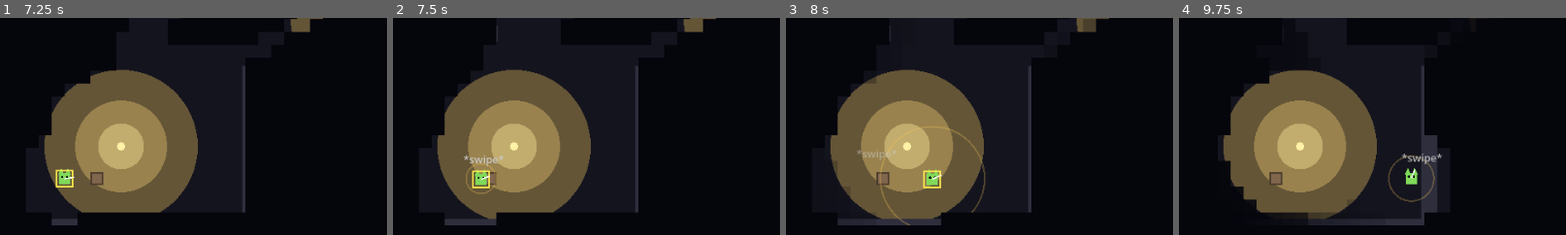
Above: before the commit, frames 1-4 (left to right).
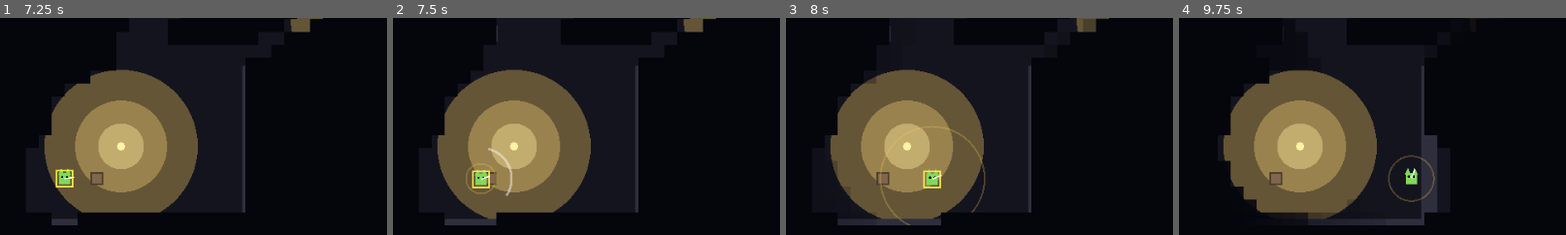
Above: after the commit, the same moments.

Repository: steverowley/goblin-mode
Game: Godot game, scene res://scenes/main.tscn
The game is run twice, just before and just after one commit, with the same random seed, the same clock (stepped at 60 frames per second) and the same inputs.
Inputs (mouse positions are % of the whole screen's width and height, from its top left):
- Up to frame 1 (7.25 s): click "Snik [H1 S4 B1]" at 0.5 s; click "Snik [H1 S4 B1] <- SENT" at 1.25 s; click "Grubba [H2 S1 B4]" at 2 s; click "Grubba [H2 S1 B4] <- SENT" at 2.75 s; click "Wort [H2 S2 B2]" at 3.5 s; click "Wort [H2 S2 B2] <- SENT" at 4.25 s; click "Breed a pup (4 food)" at 5 s; click "Lockpicks" at 5.75 s; click "Go raid >" at 6.5 s
- Up to frame 2 (7.5 s): tap Enter at 7.25 s; move the mouse to (72, 45) at 7.27 s; hold D from 7.28 s (still down); tap R at 7.35 s; click (72, 45) at 7.42 s
- Up to frame 3 (8 s): keep holding D; tap Space at 7.52 s
- Up to frame 4 (9.75 s): release D at 8 s; drag from (30, 55) to (45, 70) at 8.02 s; tap Space at 8.75 s; move the mouse to (60, 28) at 8.77 s; hold D 8.78-9.5 s; tap F at 8.85 s; drag from (45, 70) to (20, 35) at 9.52 s
The pictures show only the part of the screen within x 0-50%, y 50-100%; the shares and areas given below are measured in that part.

Frame 1 is identical in both runs. In frame 2, 0.4% of the frame differs, in the area x 18-31%, y 59-83%; in frame 3, 0.1%; in frame 4, 0.2%.

Commit message:
feat(raid): faster cone-swipe attack + more aggressive guards
Feel pass from playtest: combat was sluggish AND too easy. Fix both.
- LMB is now a SWORD SWIPE — a frontal cone arc (multi-target, drawn as a slash)
  instead of a single-target stab. Reaches a touch further (MELEE_R 38).
- Quicker: swipe cooldown 0.75 -> 0.3. Safe because guard swings are now
  UNINTERRUPTIBLE (take_hit no longer cancels a wind-up), so the flinch-lock that
  needed the long cooldown can't happen.
- Harder: guards are aggressive now — wind-up 0.45 -> 0.35 (tighter tell) and they
  swing far more often (STRIKE_CD 0.85 -> 0.4). You must dodge (RMB) or eat it;
  facetanking is punished, frail goblins should avoid the fight.

Verified headless: the cone hits guards in front (and multiple at once) but not
behind, the swipe cooldown is 0.3, and a hit no longer cancels a guard's wind-up.

Refs #11

Diff:
--- a/scripts/fun_probe.gd
+++ b/scripts/fun_probe.gd
@@ -22,8 +22,10 @@
 const DAWN_RAMP := 26.0          # final seconds where dawn-tension ramps the guards up
 const GRAB_R := 20.0
 const SMASH_R := 36.0
-const MELEE_R := 34.0            # reach of a melee stab (Bite 2.5)
-const STAB_CD := 0.75            # min gap between stabs — longer than a guard's windup so you can't flinch-lock it
+const MELEE_R := 38.0            # reach of a sword swipe (Bite 2.5)
+const STAB_CD := 0.3             # gap between swipes (quick — guard swings are uninterruptible, so no flinch-lock)
+const SWIPE_HALF := deg_to_rad(55.0)   # half-angle of the frontal swipe cone
+const SWIPE_TIME := 0.14         # how long the swipe arc is drawn
 const PLAYER_START := Vector2(80, 470)
 const EXIT_POS := Vector2(80, 80)
 const EXIT_R := 34.0
@@ -70,7 +72,9 @@
 var _hp := 1                         # sent goblin's Health = grabs it can take before it's nabbed
 var _hp_max := 1
 var _iframe_t := 0.0                 # remaining scramble i-frames
-var _stab_cd := 0.0                  # cooldown between melee stabs
+var _stab_cd := 0.0                  # cooldown between sword swipes
+var _swipe_t := 0.0                  # swipe-arc draw timer
+var _swipe_dir := Vector2.RIGHT
 var _noise_mult := 1.0               # Sneak stat: <1 = quieter to guards (1.0 = neutral/standalone)
 
 var _player: GoblinScript
@@ -280,6 +284,7 @@
 		return
 	_iframe_t = maxf(0.0, _iframe_t - delta)
 	_stab_cd = maxf(0.0, _stab_cd - delta)
+	_swipe_t = maxf(0.0, _swipe_t - delta)
 
 	# Lit by any still-burning lantern with a CLEAR line to the goblin — duck
 	# behind a wall and that light no longer reaches you (you're in shadow, hidden).
@@ -563,40 +568,38 @@
 	_stink_t = STINK_TIME
 	_spawn_text(_stink_pos, "*PHWOAR* stink bomb!", Color(0.6, 1.0, 0.3))
 
-## A melee stealth takedown (Bite 2.5): drop the nearest guard you're aiming at
-## that ISN'T already chasing you. A guard that's onto you (alerted) shrugs it off
-## — that's the open-brawl rung (v2). Quiet: no alarm raised.
+## A sword swipe (LMB): a quick arc in FRONT of the goblin (where you're aiming).
+## EVERYTHING in the cone is hit — an UNAWARE guard is a silent takedown, an
+## ALERTED one takes a chip of HP (it swings back). Multi-target.
 func _try_takedown() -> void:
 	if _stab_cd > 0.0:
-		return                       # still recovering from the last stab — no spam-locking
+		return
 	_stab_cd = STAB_CD
-	var best = null
-	var best_d := MELEE_R
 	var f: Vector2 = _player.facing
+	_swipe_t = SWIPE_TIME
+	_swipe_dir = f
+	var hit_any := false
 	for g in _guards:
 		if g.downed:
 			continue
 		var v: Vector2 = g.global_position - _player.global_position
 		var d := v.length()
-		if d <= best_d and (d < 8.0 or f.dot(v.normalized()) > 0.25):
-			best = g
-			best_d = d
-	if best == null:
-		_spawn_text(_player.global_position, "*swipe*", Color(0.8, 0.8, 0.8))
-		return
-	_emit_noise(best.global_position, 0.5)   # a scuffle — nearby guards may come looking
-	if best.alerted:
-		# It's already onto you -> an open-brawl hit that chips its HP (it swings back).
-		if best.take_hit(1):
-			_spawn_text(best.global_position, "DOWNED!", Color(1.0, 0.5, 0.3))
+		if d > MELEE_R:
+			continue
+		if d > 8.0 and absf(f.angle_to(v)) > SWIPE_HALF:
+			continue                 # outside the swipe arc
+		hit_any = true
+		if g.alerted:
+			if g.take_hit(1):
+				_spawn_text(g.global_position, "DOWNED!", Color(1.0, 0.5, 0.3))
+			else:
+				_spawn_text(g.global_position, "*hit!*", Color(1.0, 0.7, 0.4))
 		else:
-			_spawn_text(best.global_position, "*hit!*", Color(1.0, 0.7, 0.4))
-		_player.add_chaos(0.05)
-	else:
-		# Unaware -> a silent one-hit takedown.
-		best.take_down()
-		_spawn_text(best.global_position, "*shhk* takedown!", Color(0.7, 1.0, 0.4))
-		_player.add_chaos(0.08)
+			g.take_down()
+			_spawn_text(g.global_position, "*shhk*", Color(0.7, 1.0, 0.4))
+	if hit_any:
+		_emit_noise(_player.global_position, 0.5)   # a scuffle — nearby guards may come looking
+		_player.add_chaos(0.06)
 
 func _on_caught(g) -> void:
 	if _state != "play":
@@ -751,6 +754,11 @@
 			probe._draw_overlay(self)
 
 func _draw_overlay(cv: CanvasItem) -> void:
+	# Sword swipe arc (Bite 2.5) — a quick slash drawn in front of the goblin.
+	if _swipe_t > 0.0 and _player != null:
+		var sa := _swipe_dir.angle()
+		var salpha := clampf(_swipe_t / SWIPE_TIME, 0.0, 1.0)
+		cv.draw_arc(_player.global_position, MELEE_R, sa - SWIPE_HALF, sa + SWIPE_HALF, 18, Color(1, 1, 1, 0.85 * salpha), 3.0)
 	# Stink cloud (issue #8) — a green pall, kept bright above the fog, that lures guards in.
 	if _stink_t > 0.0:
 		var sa: float = clampf(_stink_t / STINK_TIME, 0.0, 1.0)
--- a/scripts/guard.gd
+++ b/scripts/guard.gd
@@ -37,8 +37,8 @@
 const INVESTIGATE_TIME := 4.0    # seconds chasing a heard-noise point before giving up
 const SCAN_RATE := 1.5           # how fast the gaze sweeps while standing and searching
 const STRIKE_R := 30.0           # reach of a guard's telegraphed melee swing
-const WINDUP_TIME := 0.45        # the tell — it rears back this long before the blow lands (dodge it!)
-const STRIKE_CD := 0.85          # minimum gap between swings
+const WINDUP_TIME := 0.35        # the tell — it rears back this long before the blow lands (dodge it!)
+const STRIKE_CD := 0.4           # minimum gap between swings (aggressive)
 
 const GoblinScript := preload("res://scripts/player.gd")
 
@@ -120,15 +120,14 @@
 	_cone_pts = PackedVector2Array()
 	queue_redraw()
 
-## Open brawl: the goblin's stab lands on an ALREADY-ALERTED guard, chipping its
-## health. At 0 it goes down. A hit also jolts it out of a wind-up (a flinch).
+## Open brawl: the goblin's swipe chips an ALERTED guard's health. At 0 it goes
+## down. Its swing is NOT interrupted by a hit — the guard commits, so you must
+## dodge or eat it.
 func take_hit(dmg: int) -> bool:
 	hp -= dmg
 	if hp <= 0:
 		take_down()
 		return true
-	winding = false
-	_strike_cd = maxf(_strike_cd, 0.25)
 	return false
 
 ## Telegraphed melee strike (open brawl). In a chase, once it's in reach it REARS
